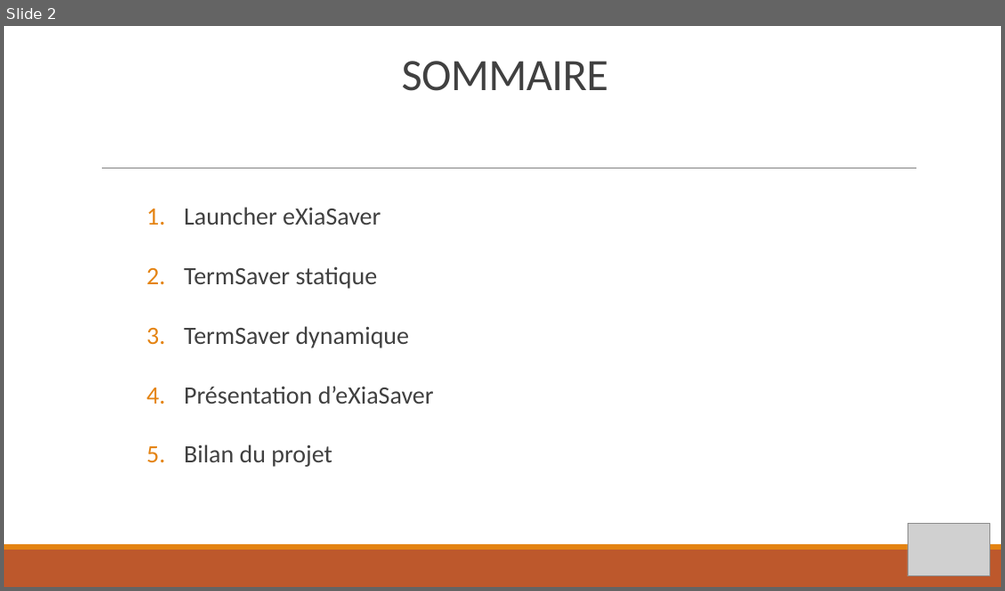
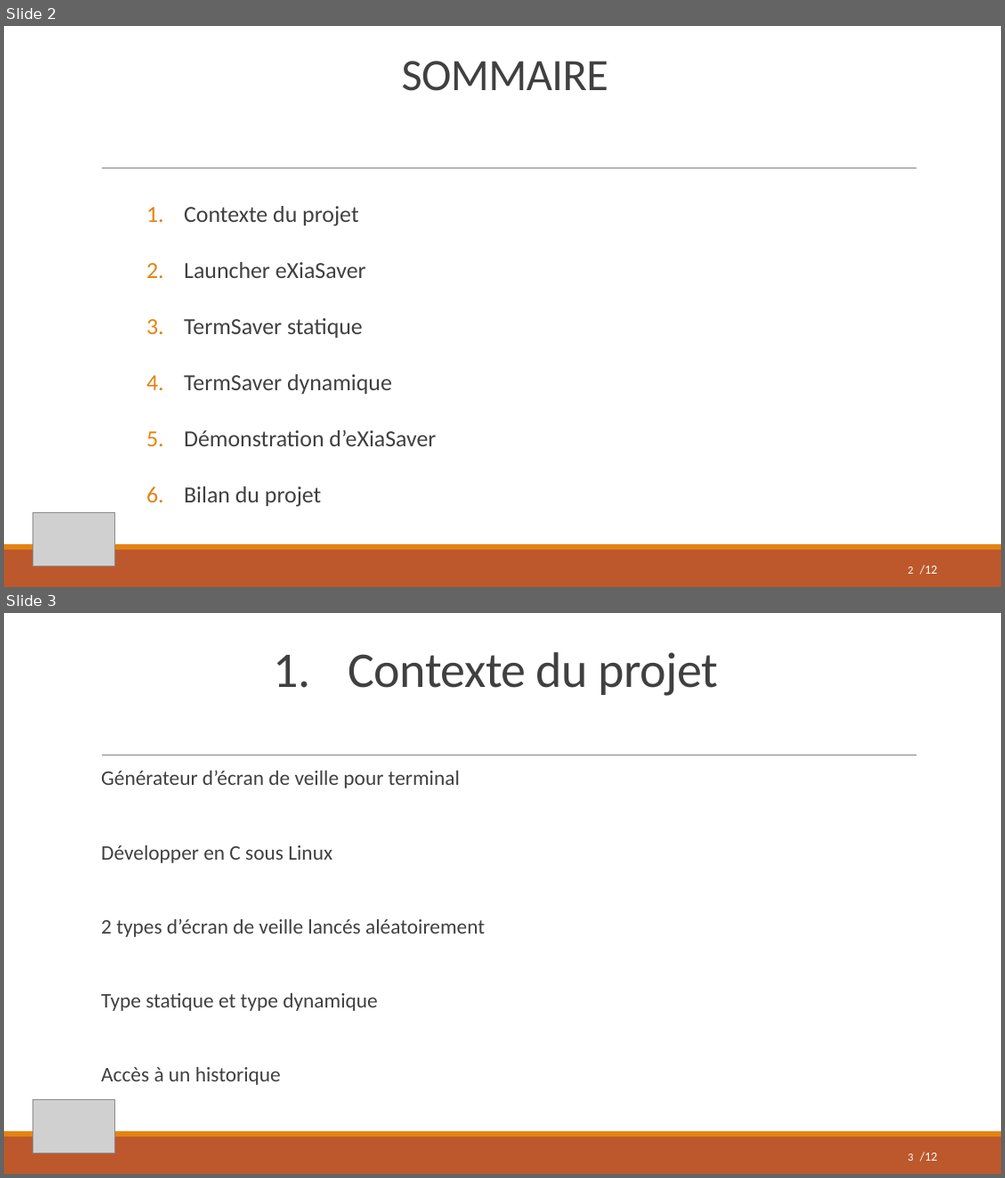
Before and after one commit to pierredumangin/Projet-eXiaSaver, a slide deck: PPT eXiaSaver.pptx. Shown one above the other, each under a label of ours: slide 2 before the commit, slides 2 and 3 after it. The pictures are 1005x591 and 1005x1178 pixels, drawn with LibreOffice and Linux fonts; fonts in the diff are those of the drawing; grey boxes stand for pictures. Boxes give left, top, right and bottom in pixels: in the first picture for what was removed or moved away, otherwise in the second. Text is boxed around its words. In the diff, an @@ line names an element or a change of style, - is before the commit and + after.

```diff
--- a/PPT eXiaSaver.pptx
+++ b/PPT eXiaSaver.pptx
@@ slide 3 added at (x1=4, y1=613, x2=1001, y2=1174), background #FFFFFF; not listed: 3 template elements that a slide beside it also shows @@
@@ title added at (x1=274, y1=652, x2=718, y2=696), 48 pt, text #404040 @@
+1. Contexte du projet
@@ text added at (x1=101, y1=770, x2=485, y2=1085), 20 pt, text #404040 @@
+  Générateur d’écran de veille pour terminal
+  Développer en C sous Linux
+  2 types d’écran de veille lancés aléatoirement
+  Type statique et type dynamique
+  Accès à un historique
@@ picture added at (x1=32, y1=1100, x2=114, y2=1153) @@
@@ page number added at (x1=907, y1=1153, x2=913, y2=1160), 10.5 pt, text #FFFFFF @@
+3
@@ text added at (x1=920, y1=1151, x2=938, y2=1161), 12 pt, text #FFFFFF @@
+/12
@@ slide 2 changed as well @@
@@ text at (x1=184, y1=206, x2=358, y2=226): paragraph added @@
+1. Contexte du projet
@@ text at (x1=184, y1=262, x2=392, y2=507): size 24 to 22.2 pt in "Launcher eXiaSaver", "TermSaver statique", "TermSaver dynamique", "Bilan du projet" @@
@@ text at (x1=184, y1=430, x2=436, y2=446): text changed; size 24 to 22.2 pt @@
-4. Présentation d’eXiaSaver
+5. Démonstration d’eXiaSaver
@@ picture moved from (x1=907, y1=523, x2=989, y2=576) to (x1=32, y1=513, x2=114, y2=566) @@
@@ page number added at (x1=907, y1=566, x2=913, y2=573), 10.5 pt, text #FFFFFF @@
+2
@@ text added at (x1=920, y1=564, x2=938, y2=574), 12 pt, text #FFFFFF @@
+/12
```
Also in this commit, not shown: 7 other slides changed, 3 other slides added, 1 slide removed.
